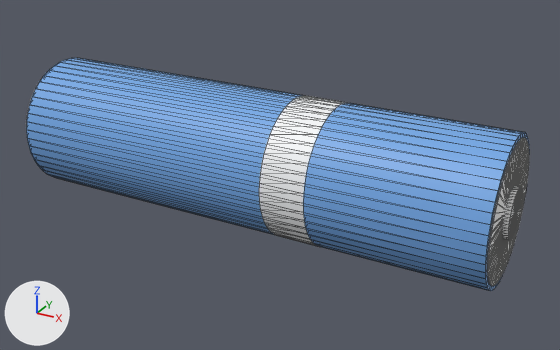
The glTF model models/coloured/18650.glb as it was, and as the next commit left it.
The view is the same before and after, from a 50 mm camera at (88.2, -93.7, 88.1) aimed at (42.4, -10.5, 46.4). Lighting does not change. The marker at lower left points along +X, +Y and +Z. The first picture is the older version. Mesh edges are drawn as thin lines.

Names of what the first picture shows: 'c0', 'c1', 'c2', 'c3'.
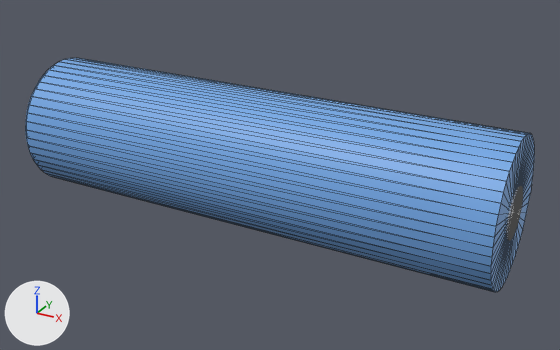
Diff of the bpy script that builds the scene:
```diff
--- a/models/coloured/18650.glb.py
+++ b/models/coloured/18650.glb.py
@@ me_c0 @@
 # used by ob_c0; location = (0.0, 0.0, 0.0)
-me_c0.from_pydata(...)  # 98 vertices, 192 faces; spans x 6.6..72.6, y -20.2..-1.7, z 39.1..57.6
+me_c0.from_pydata(...)  # 98 vertices, 192 faces; spans x 6.4..73.2, y -20.2..-1.7, z 39.1..57.6
+# me_c0 part 1: the whole mesh is scaled about its middle by (1.01, 1, 1), then moved by (0.2, 0.0, 0.0)
 me_c0.materials.append(mat_defaultmaterial)
@@ me_c1 @@
 # used by ob_c1; location = (0.0, 0.0, 0.0)
-me_c1.from_pydata(...)  # 98 vertices, 192 faces; spans x 44.9..50.9, y -20.3..-1.7, z 39.1..57.7
+me_c1.from_pydata(...)  # 294 vertices, 576 faces; spans x 6.2..73.4, y -19.9..-2.0, z 39.4..57.3
+# me_c1 part 2: 196 vertices added at x 72.0..73.4, y -19.0..-2.9, z 40.3..56.4
+# me_c1 part 3: 98 vertices removed from x 44.9..50.9, y -20.3..-1.7, z 39.1..57.7
+# other edits to the shape of me_c1 do not show in these pictures
 me_c1.materials.append(mat_defaultmaterial_001)
@@ me_c2 @@
 # used by ob_c2; location = (0.0, 0.0, 0.0)
-me_c2.from_pydata(...)  # 294 vertices, 576 faces; spans x 6.2..73.4, y -19.9..-2.0, z 39.4..57.3
+me_c2.from_pydata(...)  # 98 vertices, 192 faces; spans x 72.6..72.7, y -19.6..-2.3, z 39.7..57.0
+# me_c2 part 4: the loose piece of 98 vertices spanning x 72.5..73.4, y -14.2..-7.8, z 45.2..51.6 is deleted
+# other edits to the shape of me_c2 do not show in these pictures
 me_c2.materials.append(mat_defaultmaterial_002)
@@ ob_c3 @@
-ob_c3 = bpy.data.objects.new('c3', me_c3)
-ob_c3.location = (0.0, 0.0, 0.0)
```

Changed parts and their boxes [x1, y1, x2, y2] in the pictures (560 x 350 px):
'c0', rescaled
    before: [26, 58, 530, 291]
    after: [25, 58, 535, 292]
'c1', reshaped
    before: [259, 96, 346, 247]
    after: [506, 186, 523, 241]
'c3', deleted
    before: [487, 138, 529, 286]
'c2', reshaped (not visible afterwards)
    before: [26, 90, 523, 241]
part 2 of me_c1, added
    after: [506, 186, 523, 241]
part 3 of me_c1, deleted
    before: [259, 96, 346, 247]
part 4 of me_c2, deleted
    before: [502, 185, 523, 241]
